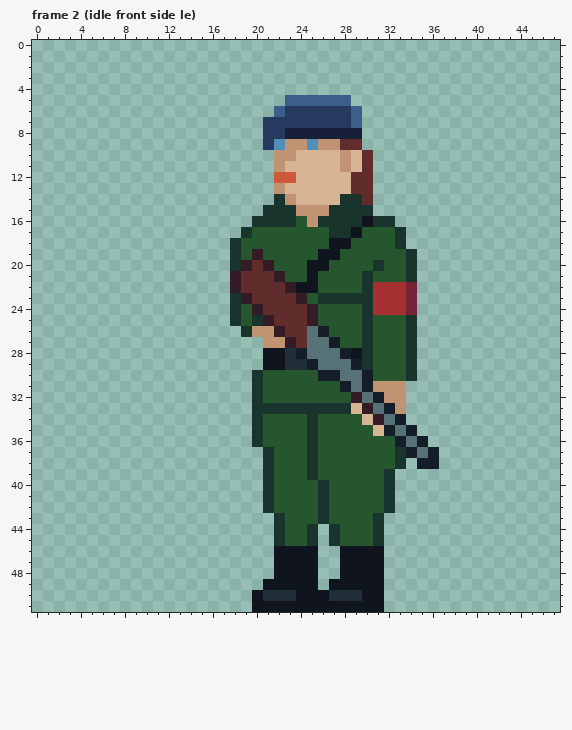
Two states of a pixel-art file, raw assets/sersjant.ase. This is how it looked before the edit.
48x52 pixels, 57 frames. Shown: frame 2 (idle front side le). The commit also changed other frames, which this record leaves out.
And afterwards:
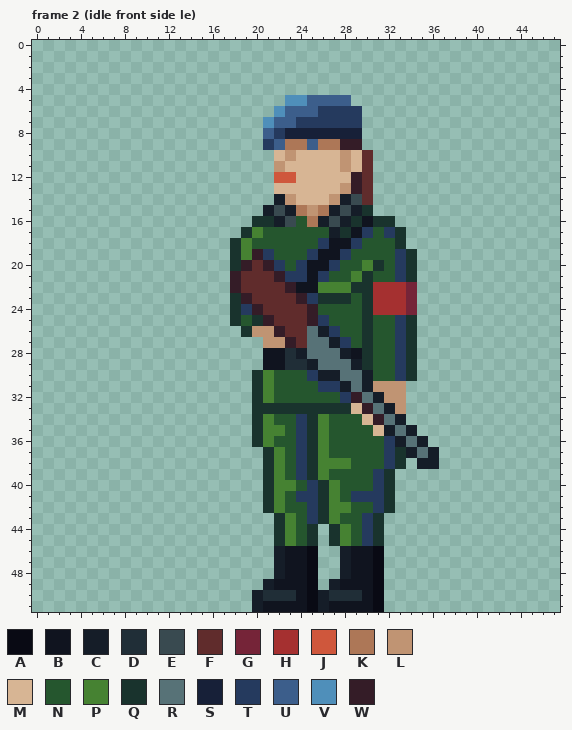
Palette (. is transparent): A #090a14  B #10141f  C #151d28  D #202e37  E #394a50  F #602c2c  G #752438  H #a53030  J #cf573c  K #ad7757  L #c09473  M #d7b594  N #25562e  P #468232  Q #19332d  R #577277  S #172038  T #253a5e  U #3c5e8b  V #4f8fba  W #341c27
Log entry: sersjant and prest art revised
Diff:
Frame 2 (idle front side le), layer "character":
y 5: x 23..24 UU -> VV
y 6: x 22..25 UTTT -> VUUU; x 29 U -> T
y 7: x 21..23 TTT -> VUU; x 29 U -> T
y 8: x 21 T -> U
y 9: x 22..29 VLLVLLFF -> UKKUKKWW
y 10: x 22 L -> M
y 12: x 29 F -> W
y 13: x 22 L -> M; x 28..29 MF -> LW
y 14: x 22 Q -> C; x 27..29 MQQ -> LCE
y 15: x 21..24 QQQL -> CECK; x 26..29 LQQQ -> KCEC
y 16: x 22..23 QQ -> CE; x 25..28 LQQQ -> KCEC
y 17: x 20 N -> P; x 27 Q -> C; x 30 N -> T; x 32 N -> T
y 18: x 19 N -> P; x 26 N -> T; x 29 N -> T
y 19: x 19 N -> P; x 21 N -> T; x 25 N -> T; x 28 N -> T; x 33 N -> T
y 20: x 22 N -> T; x 24 N -> T; x 27 N -> T; x 30 N -> P; x 33 N -> T
y 21: x 23..24 NN -> TT; x 26 N -> T; x 29 N -> P; x 33 N -> T
y 22: x 26..29 NNNN -> PPPQ
y 23: x 25 N -> T; x 29 Q -> N
y 24: x 19 N -> T
y 25: x 26 N -> T; x 33 N -> T
y 26: x 27 N -> T; x 33 N -> T
y 27: x 28 N -> T; x 33 N -> T
y 28..29: x 33 N -> T
y 30: x 21 N -> P; x 25 N -> T; x 33 N -> T
y 31: x 21 N -> P; x 26..27 NN -> TT
y 32: x 21 N -> P; x 28 N -> T
y 34: x 21 N -> P; x 24 N -> T; x 26 N -> P
y 35: x 21..22 NN -> PP; x 24 N -> T; x 26 N -> P
y 36: x 21 N -> P; x 24 N -> T; x 26 N -> P; x 32 N -> T
y 37: x 22 N -> P; x 24 N -> T; x 26 N -> P; x 32 N -> T
y 38: x 22 N -> P; x 24 N -> T; x 26..28 NNN -> PPP; x 32 N -> T
y 39: x 22 N -> P; x 24 N -> T; x 26 N -> P; x 31 N -> T
y 40: x 22..23 NN -> PP; x 25 N -> T; x 27 N -> P; x 31 N -> T
y 41: x 22 N -> P; x 24..25 NN -> TT; x 27 N -> P; x 29..31 NNN -> TTT
y 42: x 22 N -> P; x 25 N -> T; x 27..28 NN -> PP; x 31 N -> T
y 43: x 23 N -> P; x 25 N -> T; x 27 N -> P; x 30 N -> T
y 44..45: x 23 N -> P; x 28 N -> P; x 30 N -> T
y 46..48: x 22 B -> C; x 25 B -> A; x 28 B -> C; x 31 B -> A
y 49: x 21 B -> C; x 25 B -> A; x 27 B -> C; x 31 B -> A
y 50..51: x 20 B -> C; x 25..26 BB -> AC; x 31 B -> A
Changed places in both pictures, as pixel boxes (x1, y1, x2, y2):
changed: (241, 95, 406, 612)
